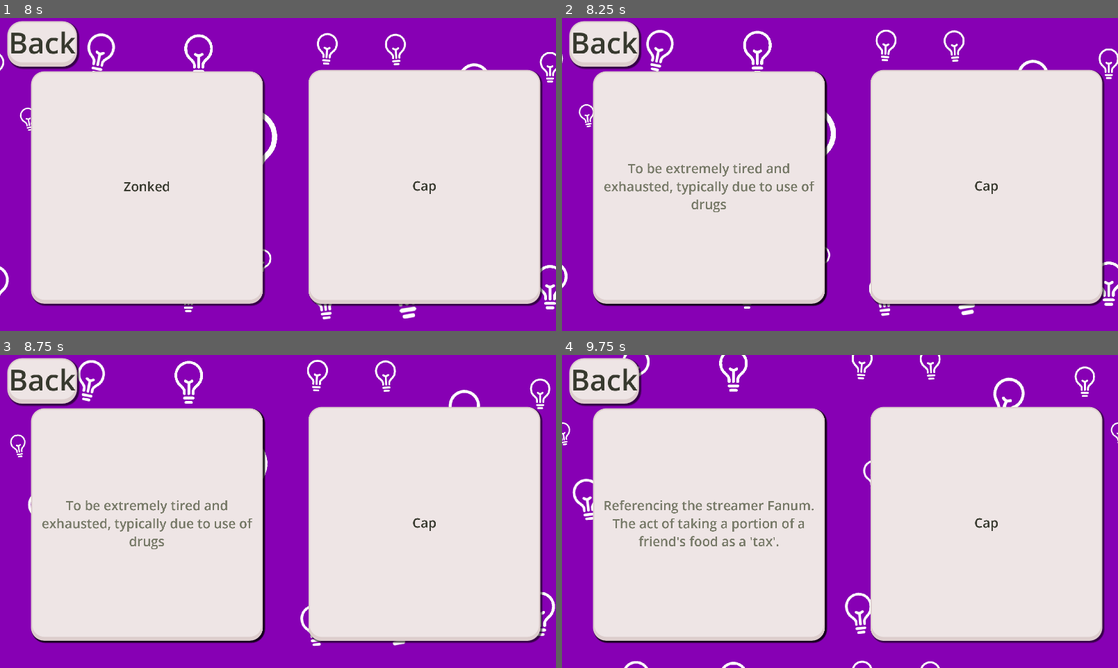
Above: before the commit, frames 1-4 (two rows, left to right).
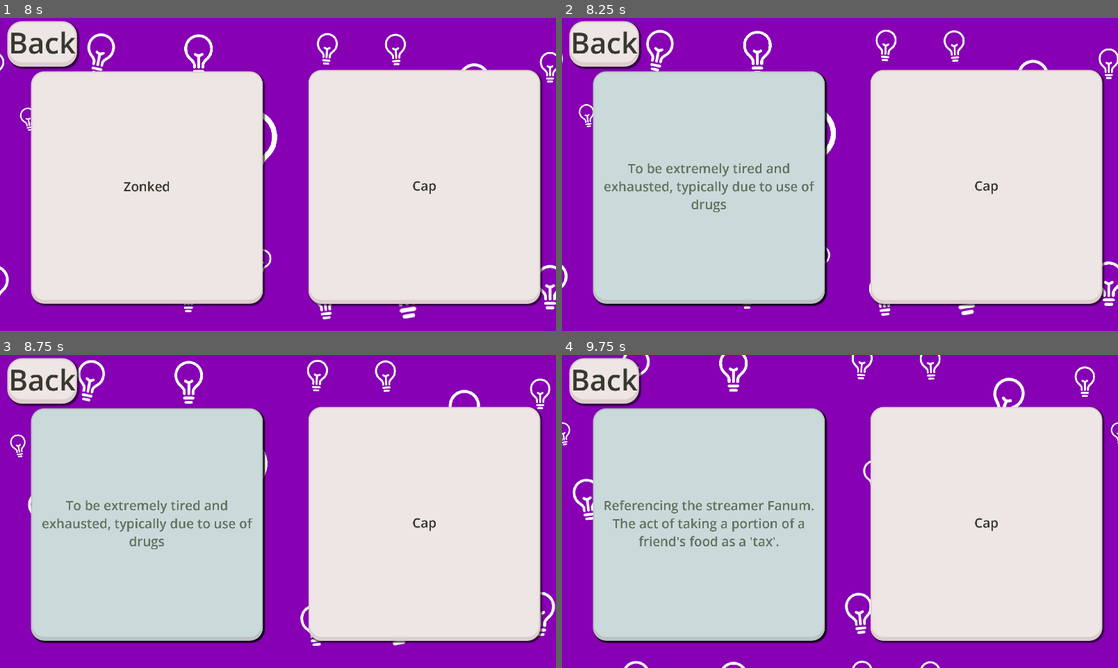
Above: after the commit, the same moments.

Repository: mosusg/brainrot-translator
Game: Godot game, scene res://scenes/menu.tscn
Same seed, same stepped clock (60 frames per second), same inputs: the game is played once before the commit and once after it.
Inputs:
- Up to frame 1 (8 s): click "Settings" at 0.5 s; click "1" at 1.25 s; click "1" at 2 s; click "1" at 2.75 s; click "1" at 3.5 s; click "1" at 4.25 s; click "1" at 5 s; click "Main Menu" at 5.75 s; click "Start" at 6.5 s; click "Flashcards" at 7.25 s
- Up to frame 2 (8.25 s): click "Zonked" at 8 s
- Up to frame 3 (8.75 s): no input
- Up to frame 4 (9.75 s): click "To be extremely tired and exh…" at 8.75 s; click "Fanum Tax" at 9.5 s

Frame 1 is identical in both runs. In frame 2, 30% of the frame differs, in the area x 5-48%, y 17-92%; in frame 3, 30%; in frame 4, 30%.

Commit message:
flashcard update

Diff:
--- a/scripts/flashcards.gd
+++ b/scripts/flashcards.gd
@@ -42,18 +42,22 @@
 func _on_flip_button_pressed() -> void:
 	if showing_definition1:
 		_show_random_word1()  # Show random word when clicked again
+		card_label1.modulate = Color(1, 1, 1, 1)  # Adjust color directly
 	else:
 		var definition = infoLord.words[current_word1]["DEFINITION"]
 		card_label1.set_text(definition)  # Show definition
+		card_label1.modulate = Color(.85, .95, .95, 1)  # Adjust color directly
 		showing_definition1 = true
 
 
 func _on_flip_button_2_pressed() -> void:
 	if showing_definition2:
 		_show_random_word2()  # Show random word when clicked again
+		card_label2.modulate = Color(1, 1, 1, 1)  # Adjust color directly
 	else:
 		var definition = infoLord.words[current_word2]["DEFINITION"]
 		card_label2.set_text(definition)
+		card_label2.modulate = Color(.85, .95, .95, 1)  # Adjust color directly
 		showing_definition2 = true
 
 func _on_back_pressed() -> void:
